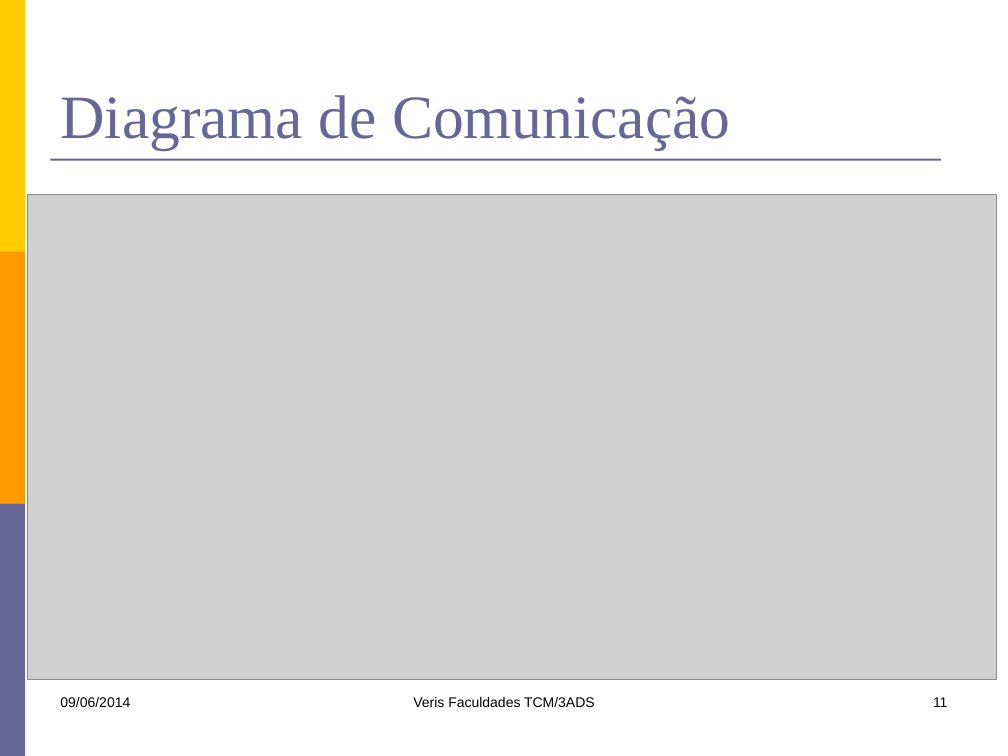
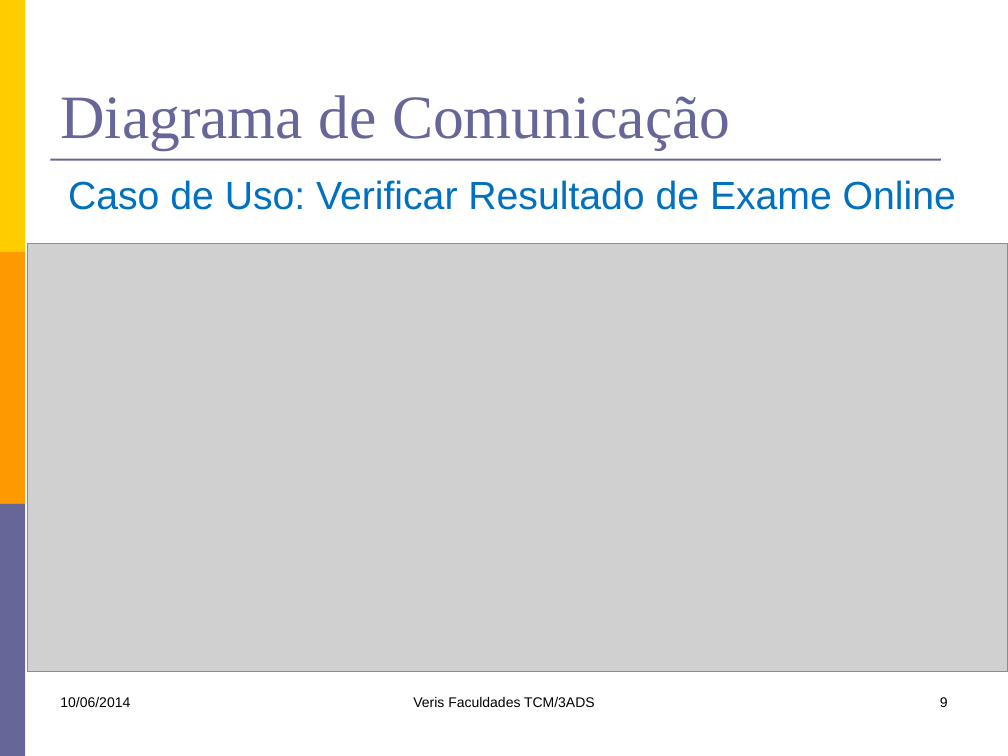
Before and after one commit to kokmz/TCCHUE, a slide deck: slide 9 of documentacao/G4_Apresentacao1sem2014.pptx (slide 11 before the commit). Drawn at 1008x756 pixels with LibreOffice and Linux fonts; fonts in the diff are those of the drawing; grey boxes stand for pictures. Boxes give left, top, right and bottom in pixels: in the first picture for what was removed or moved away, otherwise in the second. Text is boxed around its words. In the diff, an @@ line names an element or a change of style, - is before the commit and + after.

```diff
--- a/documentacao/G4_Apresentacao1sem2014.pptx
+++ b/documentacao/G4_Apresentacao1sem2014.pptx
@@ text added at (68, 180, 956, 210), 28 pt, text #0070C0 @@
+Caso de Uso: Verificar Resultado de Exame Online
@@ picture: place and size @@
-picture at (28, 195, 997, 679)
+picture at (28, 243, 1008, 671)
@@ text at (60, 697, 130, 707): text changed @@
-09/06/2014
+10/06/2014
@@ page number at (940, 697, 948, 707): text changed @@
-11
+9
```
Also in this commit, not shown: 16 other slides changed, 16 slides removed.
